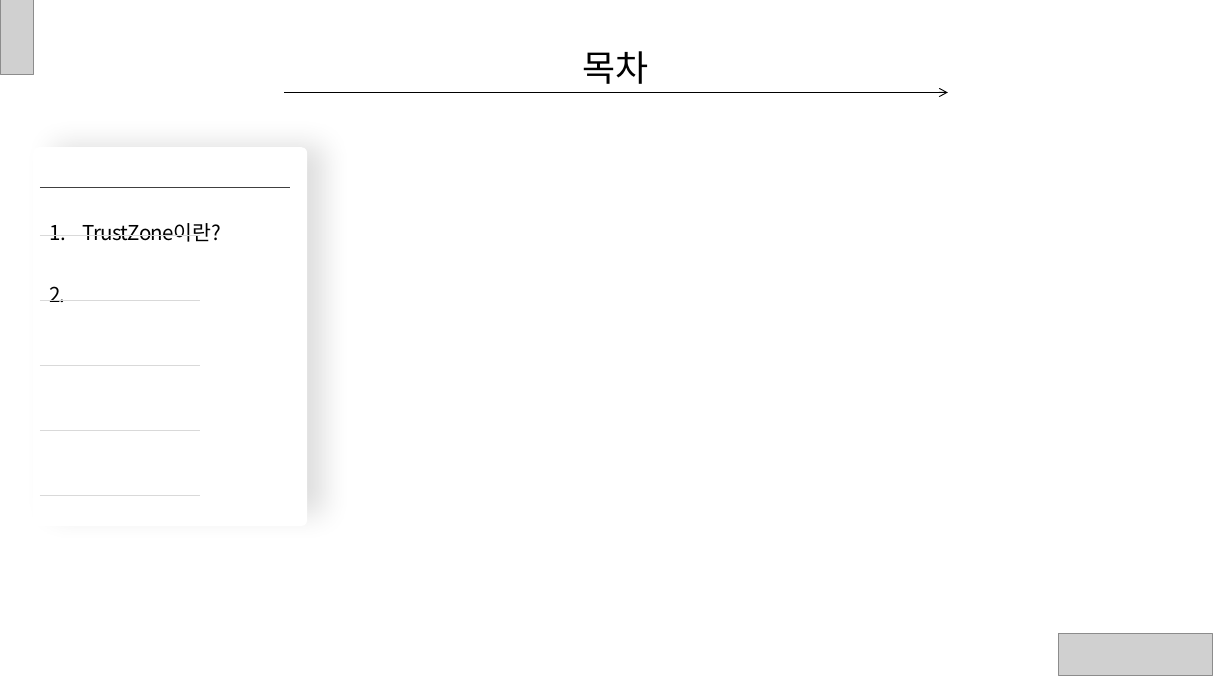
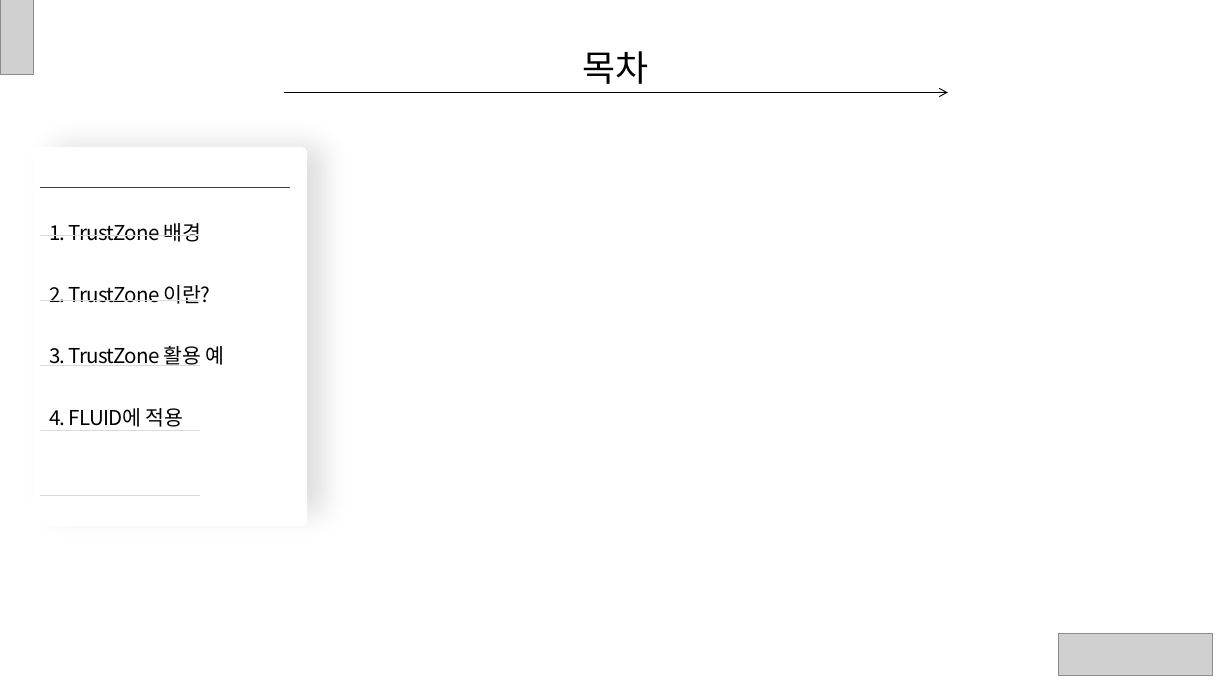
Before and after one commit to ryusangwon/Arm-Trustzone, a slide deck: slide 2 of Trustzone.pptx. Drawn at 1232x693 pixels with LibreOffice and Linux fonts; fonts in the diff are those of the drawing; grey boxes stand for pictures. Boxes give left, top, right and bottom in pixels: in the first picture for what was removed or moved away, otherwise in the second. Text is boxed around its words. In the diff, an @@ line names an element or a change of style, - is before the commit and + after.

```diff
--- a/Trustzone.pptx
+++ b/Trustzone.pptx
@@ text at [49, 223, 224, 427]: text changed @@
-1. TrustZone이란?
-2.
+1. TrustZone 배경
+2. TrustZone 이란?
+3. TrustZone 활용 예
+4. FLUID에 적용
```
Also in this commit, not shown: 7 other slides changed, 6 slides added.
